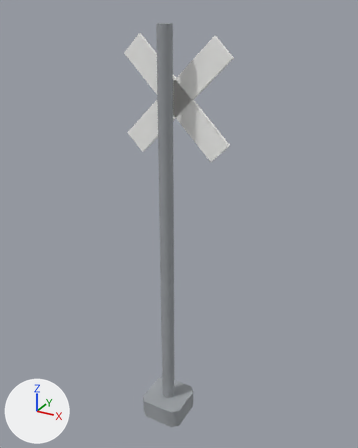
The glTF model web/public/models/crossbuck.glb as it was, and as the next commit left it.
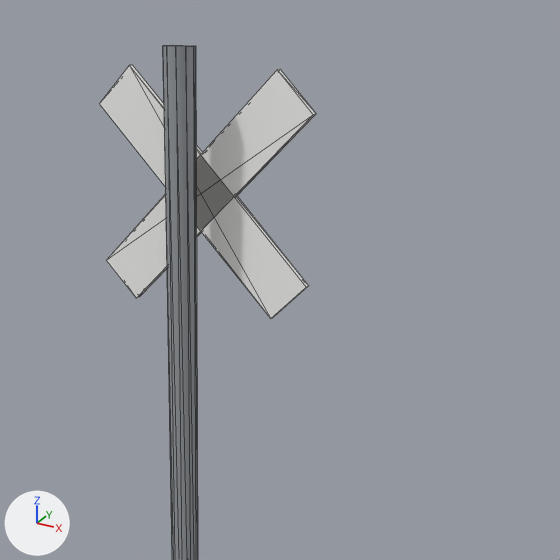
Old and new are each drawn whole from a 50 mm lens placed at (0.541, -0.923, 1.032), pointed at (0.015, 0.034, 0.553) and again close up on the part from 20% to 100% of the width and 0% to 64% of the height. Lighting does not change. The marker at lower left points along +X, +Y and +Z. The last two pictures show the newer version. The close-ups show mesh edges as thin lines. Vertices at exactly the same position are counted once.

In view in the first close-up: 'crossbuck'.
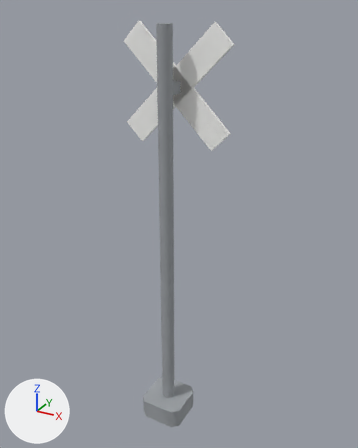
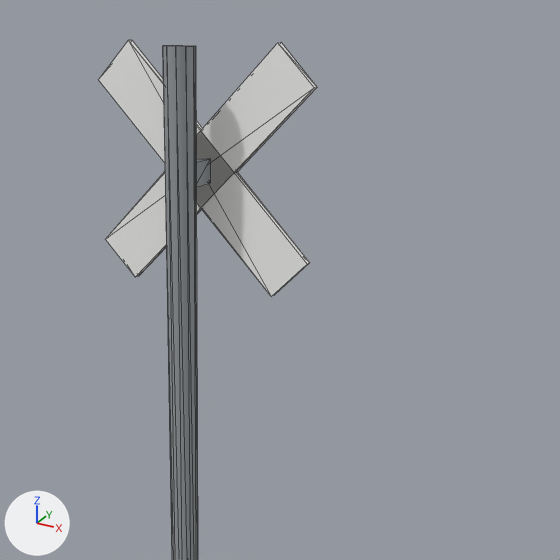
Pixel boxes [x1, y1, x2, y2] of what changed, in the close-ups (560 x 560 px; the box of a moved part takes in the faces that stretch with it):
'crossbuck', reshaped: before [100, 45, 316, 560]; after [99, 40, 317, 560]
part 1 of me_crossbuck, added: after [99, 40, 310, 296]
part 2 of me_crossbuck, moved or reshaped: before [106, 69, 316, 298]; after [196, 158, 211, 187]
part 3 of me_crossbuck, moved or reshaped: before [100, 65, 309, 319]; after [105, 42, 317, 277]

What the commit changed:
me_crossbuck is used by ob_crossbuck; location (0.0, 0.0, 0.0).
Verts and faces of me_crossbuck; kept vertices keep their numbers, new ones are numbered from 55.
Before the commit, vertices of me_crossbuck: 47 (-0.131, 0.051, 0.936), 48 (0.131, 0.051, 0.756) at pixel (308, 285), 49 (0.09, 0.051, 0.715) at pixel (273, 317), 50 (-0.09, 0.051, 0.978) at pixel (132, 65), 51 (-0.09, 0.044, 0.978) at pixel (129, 65).
Before the commit, vertices of me_crossbuck: 52 (0.09, 0.044, 0.715) at pixel (270, 318), 53 (0.131, 0.044, 0.756) at pixel (306, 287), 54 (-0.131, 0.044, 0.936) at pixel (99, 103).
me_crossbuck had 55 vertices, 96 faces and spanned x -0.131..0.131, y -0.056..0.056, z 0.0..1.0.
me_crossbuck now has 63 vertices, 108 faces and spans x -0.131..0.131, y -0.056..0.056, z 0.0..1.003.
me_crossbuck part 1: the loose piece of 8 vertices spanning x -0.131..0.131, y 0.044..0.051, z 0.715..0.978 is copied, and the copy is moved by (0.0, 0.0, 0.026); it spans x -0.131..0.131, y 0.044..0.051, z 0.74..1.003.
Part 2, on me_crossbuck:
4 vertices are removed from x -0.131..0.131, y 0.044..0.051, z 0.715..0.978.
12 faces are deleted.
4 vertices move from x -0.131..0.131, y 0.044..0.051, z 0.715..0.978 to x -0.013..0.013, y 0.008..0.044, z 0.859.
4 vertices are added at (0.013, 0.008, 0.885), (-0.013, 0.008, 0.885), (-0.013, 0.044, 0.885), (0.013, 0.044, 0.885).
12 new faces join them, mat_steel (grey #9ba0a4).
Part 3, on me_crossbuck:
Vertex 47 moves to (-0.09, 0.051, 0.74), pixel (138, 276).
Vertex 54 moves to (-0.09, 0.044, 0.74), pixel (135, 277).
Vertex 48 moves to (0.09, 0.051, 1.003), pixel (281, 42).
Vertex 53 moves to (0.09, 0.044, 1.003), pixel (277, 42).
Vertex 49 moves to (0.131, 0.051, 0.962), pixel (317, 87).
Vertex 52 moves to (0.131, 0.044, 0.962), pixel (314, 87).
Vertex 50 moves to (-0.131, 0.051, 0.782).
Vertex 51 moves to (-0.131, 0.044, 0.782), pixel (105, 239).
